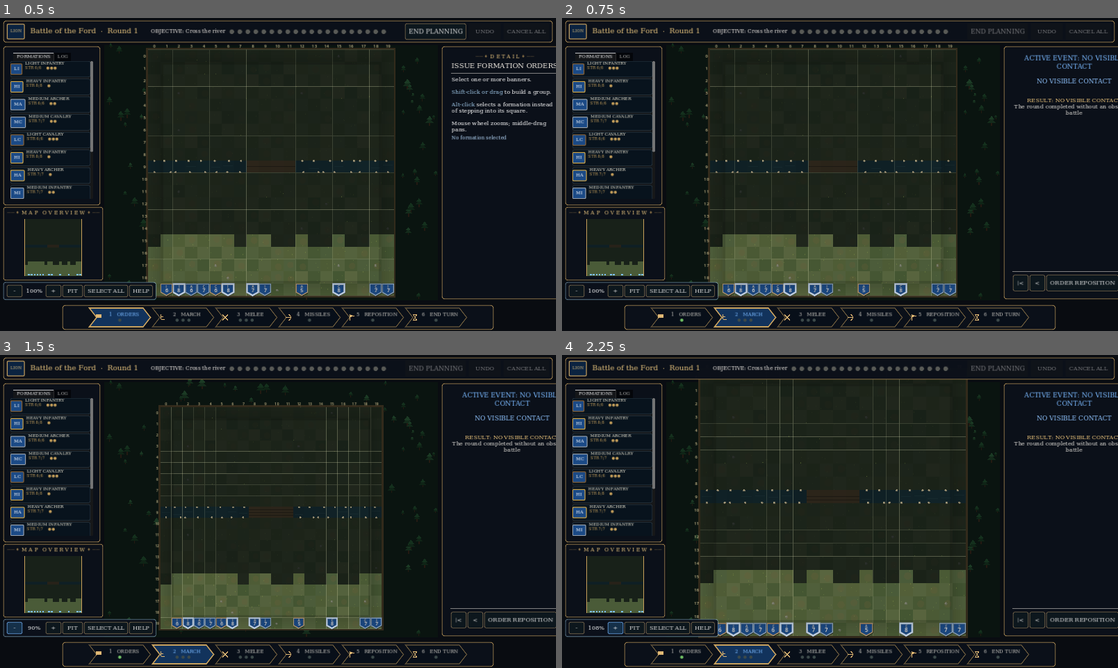
Above: before the commit, frames 1-4 (two rows, left to right).
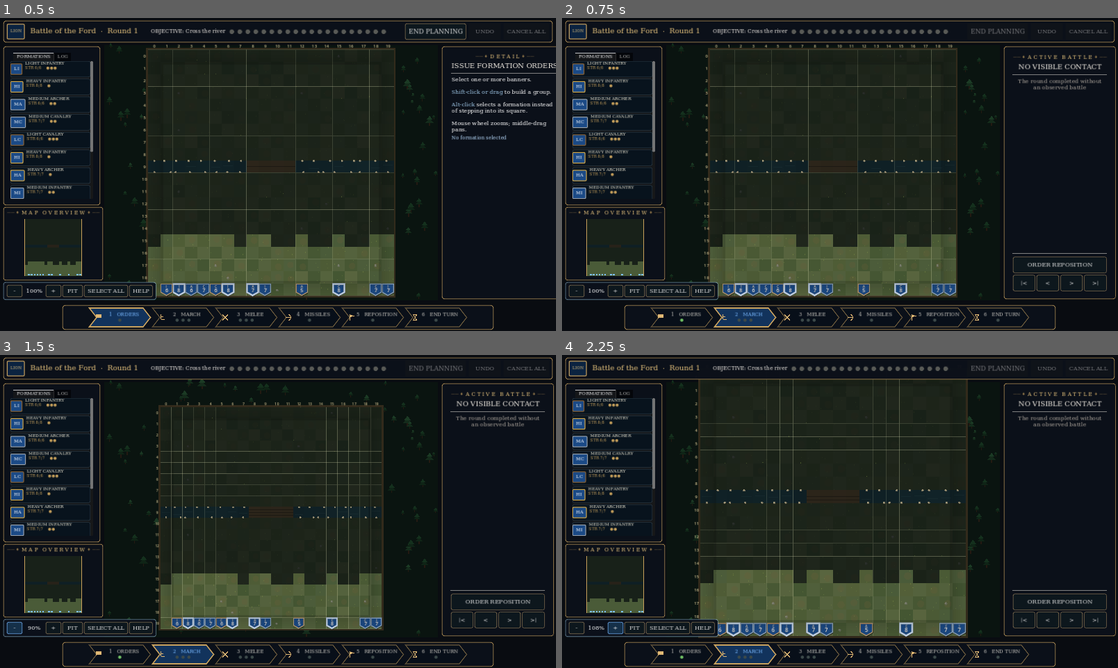
Above: after the commit, the same moments.

Repository: lucashald/stratego
Game: Godot game, scene res://scenes/main.tscn
The game is run twice, just before and just after one commit, with the same random seed, the same clock (stepped at 60 frames per second) and the same inputs.
Inputs:
- Up to frame 1 (0.5 s): no input
- Up to frame 2 (0.75 s): click "END PLANNING" at 0.5 s
- Up to frame 3 (1.5 s): click "-" at 1.25 s
- Up to frame 4 (2.25 s): click "+" at 2 s

Frame 1 is identical in both runs. In frame 2, 1.7% of the frame differs, in the area x 81-100%, y 8-90%; in frame 3, 1.7%; in frame 4, 1.7%.

Commit message:
Say the battle once, and fit the playback row inside its panel
The battle panel named the same event up to four times: a title that
prefixed it, a headline that repeated it, and a result line that said it
again. The header is now constant, the title carries the name, and a
headline that would only echo it is dropped. An event with no
participants states its outcome once and stops.

The playback row was wider than the panel it lived in, which pushed the
body text past the right edge as well. The contextual action takes its
own row and the four step buttons share the one below.

Co-Authored-By: Claude Opus 5 <noreply@anthropic.com>

Diff:
--- a/new/scripts/main.gd
+++ b/new/scripts/main.gd
@@ -610,10 +610,11 @@
 	var box := VBoxContainer.new()
 	box.add_theme_constant_override("separation", 8)
 	margin.add_child(box)
+	box.add_child(_ornate_header("ACTIVE BATTLE"))
 	battle_title = Label.new()
 	battle_title.horizontal_alignment = HORIZONTAL_ALIGNMENT_CENTER
-	battle_title.add_theme_font_size_override("font_size", 19)
-	battle_title.add_theme_color_override("font_color", HUD_BLUE)
+	battle_title.add_theme_font_size_override("font_size", 20)
+	battle_title.add_theme_color_override("font_color", Color("#f3eee5"))
 	battle_title.autowrap_mode = TextServer.AUTOWRAP_WORD_SMART
 	box.add_child(battle_title)
 	box.add_child(HSeparator.new())
@@ -629,17 +630,27 @@
 	playback_controls.add_theme_constant_override("separation", 4)
 	playback_controls.alignment = BoxContainer.ALIGNMENT_CENTER
 	box.add_child(playback_controls)
-	for definition in [["|<", Callable(self, "_playback_first")], ["<", Callable(self, "_playback_previous")]]:
-		var button := _make_button(String(definition[0]), 44)
-		button.pressed.connect(definition[1])
-		playback_controls.add_child(button)
-	playback_pause_button = _make_button("NEXT", 118)
+	playback_controls.alignment = BoxContainer.ALIGNMENT_CENTER
+	var playback_column := VBoxContainer.new()
+	playback_column.size_flags_horizontal = Control.SIZE_EXPAND_FILL
+	playback_column.add_theme_constant_override("separation", 6)
+	playback_controls.add_child(playback_column)
+	# The contextual action names what pressing it does, so it gets its own row
+	# rather than being squeezed between the step buttons.
+	playback_pause_button = _make_button("NEXT", 0)
+	playback_pause_button.size_flags_horizontal = Control.SIZE_EXPAND_FILL
+	playback_pause_button.clip_text = true
 	playback_pause_button.add_theme_font_size_override("font_size", 17)
 	playback_pause_button.pressed.connect(_playback_next)
-	playback_controls.add_child(playback_pause_button)
-	var last_button := _make_button(">|", 44)
-	last_button.pressed.connect(_playback_last)
-	playback_controls.add_child(last_button)
+	playback_column.add_child(playback_pause_button)
+	var steps := HBoxContainer.new()
+	steps.add_theme_constant_override("separation", 5)
+	playback_column.add_child(steps)
+	for definition in [["|<", Callable(self, "_playback_first")], ["<", Callable(self, "_playback_previous")], [">", Callable(self, "_playback_next")], [">|", Callable(self, "_playback_last")]]:
+		var button := _make_button(String(definition[0]), 0)
+		button.size_flags_horizontal = Control.SIZE_EXPAND_FILL
+		button.pressed.connect(definition[1])
+		steps.add_child(button)
 
 
 ## The left sidebar fills its reserved region for the whole game. Tabs rather
@@ -1267,7 +1278,9 @@
 func _update_battle_card(event: Dictionary) -> void:
 	var action := String(event.get("action", "event"))
 	var is_battle := bool(event.get("combat", false))
-	battle_title.text = ("ACTIVE BATTLE: %s" if is_battle else "ACTIVE EVENT: %s") % _battle_name(event)
+	# The header already says ACTIVE BATTLE, so this line carries only the name.
+	battle_title.text = _battle_name(event)
+	if not is_battle: battle_title.text = _battle_name(event)
 	if action == "leftover_move":
 		var piece_id := int(event.get("piece_id", StrategoGame.EMPTY))
 		var piece_text := "Formation"
@@ -1276,7 +1289,10 @@
 			piece_text = "%s\n%s" % [game.player_name(int(piece.player)).to_upper(), game.piece_description(piece)]
 		battle_body.text = "[center][color=#f2b15b][font_size=19]REPOSITION[/font_size][/color]\n\n%s\n\n%s  ->  %s\n\n[color=#efc77c][b]MOVE COMPLETED[/b][/color][/center]" % [piece_text, str(event.get("from", Vector2i.ZERO)), str(event.get("to", Vector2i.ZERO))]
 		return
-	var content := "[center][color=#8fc4ff][font_size=18]%s[/font_size][/color][/center]\n\n" % _action_label(action)
+	# The header says ACTIVE BATTLE and the title names the event; a headline
+	# that repeats the title is the same words a third time.
+	var headline := _action_label(action)
+	var content := "" if headline == battle_title.text else "[center][color=#8fc4ff][font_size=18]%s[/font_size][/color][/center]\n\n" % headline
 	var ids: Array = event.get("participants", [])
 	if action == "ranged":
 		ids = [int(event.get("shooter_id", StrategoGame.EMPTY)), int(event.get("target_id", StrategoGame.EMPTY))]
@@ -1302,6 +1318,9 @@
 		content += "D10 roll   [b]%d[/b]%s\nFinal score   [b]%d[/b]\nDamage taken   [b]%d[/b]\nRemaining Strength   [b]%d[/b]\n" % [roll, roll_note, _event_score(event, valid_ids[index], index), _event_damage(event, valid_ids[index], index), int(piece.strength)]
 		if index < valid_ids.size() - 1:
 			content += "\n[center][color=#aaa39a]VERSUS[/color][/center]\n\n"
+	if valid_ids.is_empty():
+		battle_body.text = "[center][color=#aaa39a]%s[/color][/center]" % _result_detail(event, StrategoGame.EMPTY)
+		return
 	var winner_id := int(event.get("winner_id", StrategoGame.EMPTY))
 	content += "\n[center][color=#efc77c][b]%s[/b][/color]\n%s[/center]" % [_result_label(event, winner_id), _result_detail(event, winner_id)]
 	battle_body.text = content
